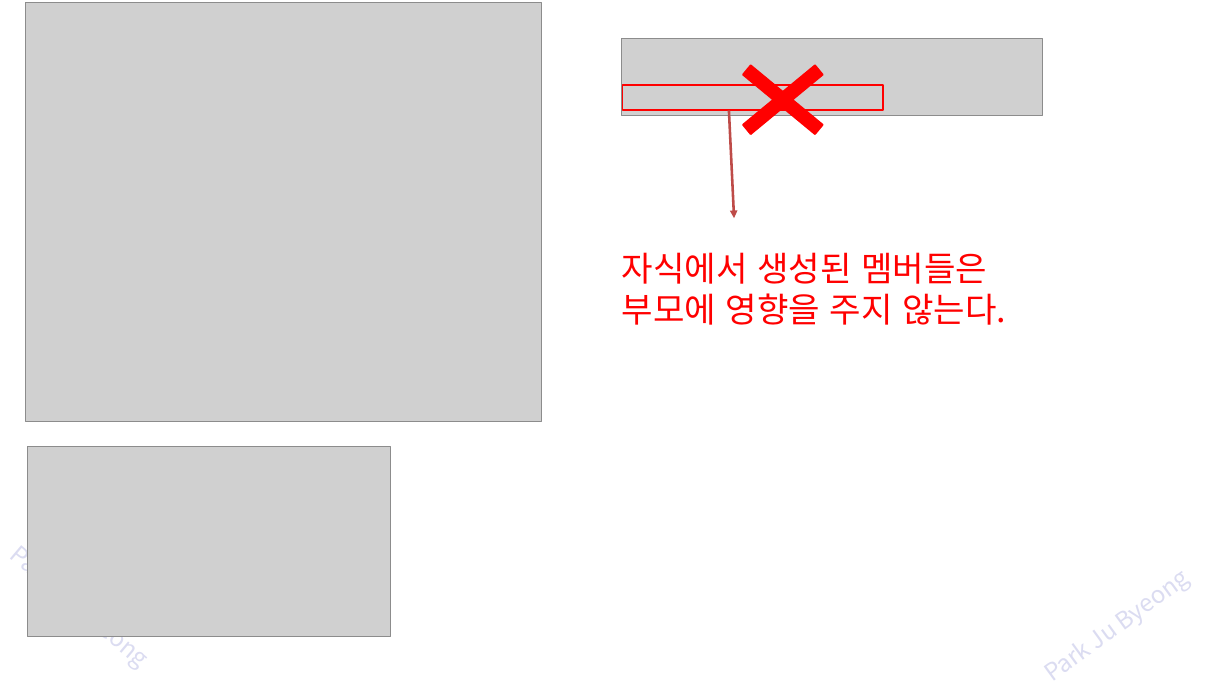
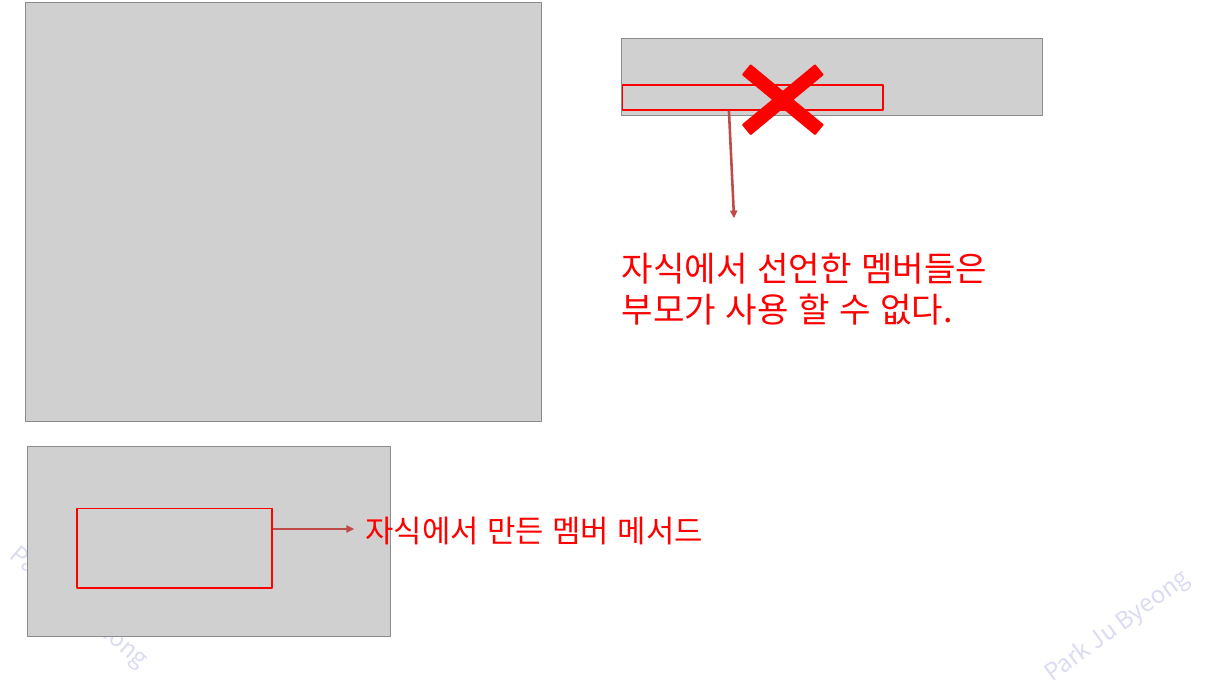
Before and after one commit to zest132/JavaLecture, a slide deck: slide 10 of JavaLecture/LectureFile/java 9강 상속과super.pptx (slide 9 before the commit). Drawn at 1232x693 pixels with LibreOffice and Linux fonts; fonts in the diff are those of the drawing; grey boxes stand for pictures. Boxes give left, top, right and bottom in pixels: in the first picture for what was removed or moved away, otherwise in the second. Text is boxed around its words. In the diff, an @@ line names an element or a change of style, - is before the commit and + after.

```diff
--- a/JavaLecture/LectureFile/java 9강 상속과super.pptx
+++ b/JavaLecture/LectureFile/java 9강 상속과super.pptx
@@ text at [622,252,987,325]: text changed @@
-자식에서 생성된 멤버들은 부모에 영향을 주지 않는다.
+자식에서 선언한 멤버들은 부모가 사용 할 수 없다.
@@ rectangle added at [77,508,272,588], outline #FF0000 2 pt @@
@@ arrow added from (272, 529) to (354, 529), #BF4C48 3 pt @@
@@ text added at [365,511,703,551], 36 pt, text #FF0000 @@
+자식에서 만든 멤버 메서드
```
Also in this commit, not shown: 6 other slides changed, 2 slides added, 1 other file.
